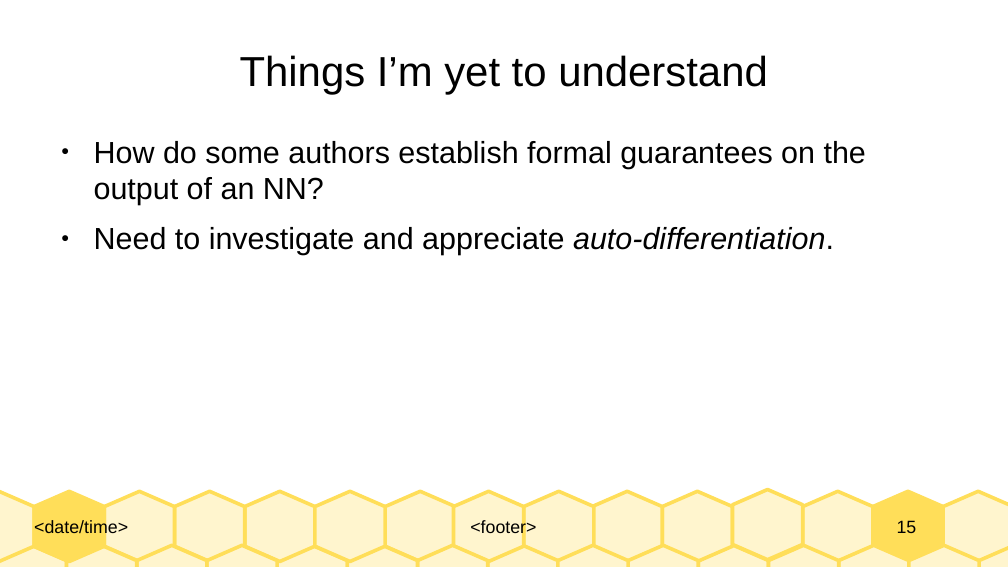
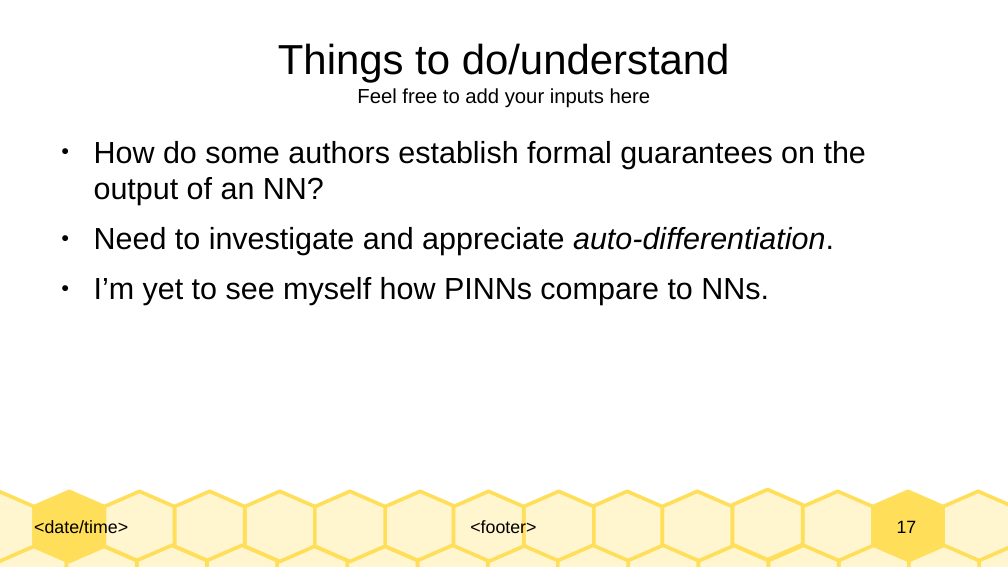
Before and after one commit to Realife-Brahmin/OriginalDocsHub, a slide deck: slide 17 of research_showcase/physicsInformedNeuralNetworks_aryan_ritwajeet_jha.odp (slide 15 before the commit). Drawn at 1008x567 pixels with LibreOffice and Linux fonts; fonts in the diff are those of the drawing. Boxes give left, top, right and bottom in pixels: in the first picture for what was removed or moved away, otherwise in the second. Text is boxed around its words. In the diff, an @@ line names an element or a change of style, - is before the commit and + after.

```diff
--- a/research_showcase/physicsInformedNeuralNetworks_aryan_ritwajeet_jha.odp
+++ b/research_showcase/physicsInformedNeuralNetworks_aryan_ritwajeet_jha.odp
@@ title at (x1=278, y1=43, x2=730, y2=108): text changed; size 33 to 16 pt @@
-Things I’m yet to understand
+Things to do/understand
+Feel free to add your inputs here
@@ text at (x1=94, y1=277, x2=769, y2=305): paragraph added @@
+● I’m yet to see myself how PINNs compare to NNs.
@@ page number at (x1=897, y1=520, x2=917, y2=533): text changed @@
-15
+17
```
Also in this commit, not shown: 3 other slides changed, 2 slides added, 1 slide removed, 1 other file.
